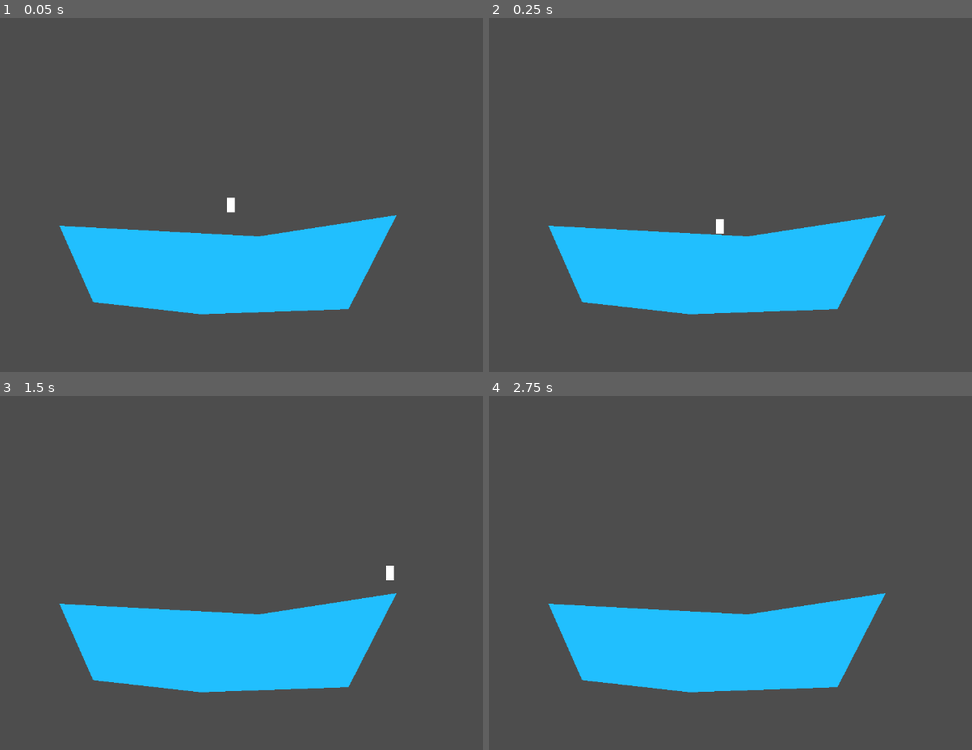
Above: before the commit, frames 1-4 (two rows, left to right).
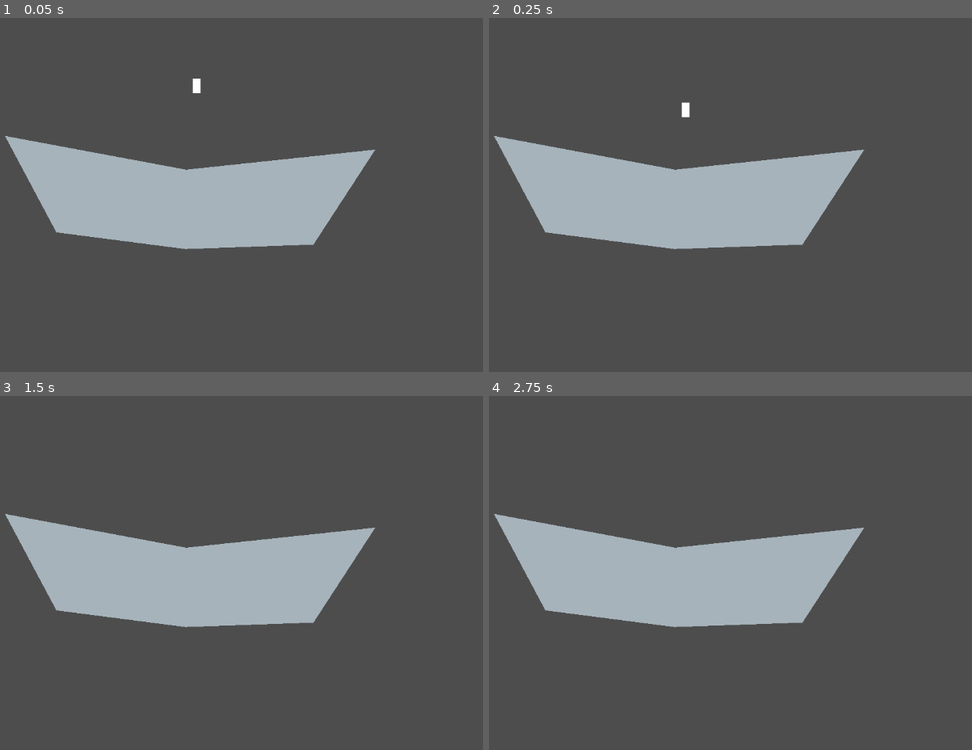
Above: after the commit, the same moments.

Repository: hybrideology/EsterMonk
Game: Godot game, scene res://main.tscn
Same seed, same stepped clock (60 frames per second), same inputs: the game is played once before the commit and once after it. Before the commit the project starts from res://components/test.tscn.
Inputs:
- Up to frame 1 (0.05 s): no input
- Up to frame 2 (0.25 s): no input
- Up to frame 3 (1.5 s): tap Enter (ui_accept) at 0.5, 0.6, 0.77, 1.07, 1.35 s; hold Right (ui_right) from 0.53 s (still down)
- Up to frame 4 (2.75 s): tap Enter (ui_accept) at 1.52, 1.82, 2, 2.1 s; release Right (ui_right) at 2.03 s; hold Left (ui_left) from 2.03 s (still down)

The runs differ from the first frame. In frame 1, 28% of the frame differs, in the area x 1-83%, y 17-84%; in frame 2, 28%, in the area x 1-83%, y 23-84%; in frame 3, 28%; in frame 4, 27%.

Commit message:
player moves, island can be selected (with bugs)

Diff:
--- /dev/null
+++ b/components/island.gd
@@ -0,0 +1,52 @@
+class_name Island extends StaticBody2D
+
+var _polyNode: Polygon2D # always
+var _collider: CollisionPolygon2D
+
+func set_polygon(points: PackedVector2Array) -> void:
+		if points.is_empty():
+			self.queue_free()
+			return
+
+		# 0. Init child nodes
+		if _polyNode == null:
+			_polyNode = Polygon2D.new()
+			add_child(_polyNode)
+		if _collider == null:
+			_collider = CollisionPolygon2D.new()
+			add_child(_collider)
+
+		# 1. Compute centroid (average of points)
+		var center := Vector2.ZERO
+		for p in points:
+			center += p
+		center /= points.size()
+
+		# 2. Rebuild polygon around (0,0)
+		for i in points.size():
+			points[i] -= center
+
+		# 3. Set everything
+		_polyNode.polygon = points
+		_collider.polygon = points
+		global_position = center
+
+
+# Called when the node enters the scene tree for the first time.
+func _ready() -> void:
+	if _polyNode == null:
+		_polyNode = $Polygon2D
+		var polyNode_transform = _polyNode.global_transform
+		_polyNode.transform = Transform2D()
+		set_polygon(polyNode_transform * _polyNode.polygon)
+
+
+func rip(selectorPoly: PackedVector2Array) -> PackedVector2Array:
+	var absolutePoly = global_transform * _polyNode.polygon
+	var self_clip: = Geometry2D.clip_polygons(absolutePoly, selectorPoly)
+	var other_clip: = Geometry2D.intersect_polygons(absolutePoly, selectorPoly)
+	if self_clip.size() == 1:
+		set_polygon(self_clip[0])
+	if other_clip.size() == 1:
+		return other_clip[0]
+	return []
--- a/components/island.tscn
+++ b/components/island.tscn
@@ -1,15 +1,12 @@
-[gd_scene format=3 uid="uid://ea0vja7cwr7h"]
+[gd_scene load_steps=2 format=3 uid="uid://ea0vja7cwr7h"]
 
-[node name="Island" type="StaticBody2D"]
+[ext_resource type="Script" uid="uid://svs0wywhoxb1" path="res://components/island.gd" id="1_vej1h"]
 
-[node name="CollisionPolygon2D" type="CollisionPolygon2D" parent="."]
-position = Vector2(-0.3322144, -0.40127563)
-scale = Vector2(1.0006926, 0.9886049)
-polygon = PackedVector2Array(213, 75, 299, -95, 52, -57, -303.5633, -74.842926, -246.5633, 61.157074, -54, 86)
+[node name="Island" type="StaticBody2D" groups=["islands"]]
+script = ExtResource("1_vej1h")
 
 [node name="Polygon2D" type="Polygon2D" parent="."]
-position = Vector2(-301.99997, -45)
-scale = Vector2(1.2096436, 1.3585955)
-color = Color(0.13148987, 0.7524929, 0.99999994, 1)
-polygon = PackedVector2Array(496.01385, -36.06665, 292.6482, -8.096588, -1.6534119, -22.081635, 48.145935, 78.277985, 206.67242, 94.214935, 424.91858, 87.590454)
-uv = PackedVector2Array(632.3356, 51.5269, 324.14594, -34.722015, -64.854065, 29.277985, 192.14594, 88.277985, 432.14594, 98.277985)
+position = Vector2(2, 0)
+color = Color(0.6532129, 0.7024719, 0.7372427, 1)
+polygon = PackedVector2Array(308.94122, -84.97347, -28.738365, -49.154854, -352.2124, -109.44617, -260.47144, 62.760117, -29.836357, 92.61829, 198.50179, 84.58542)
+uv = PackedVector2Array(496.01385, -36.06665, 292.6482, -8.096588, -54.65341, -39.081635, 48.145935, 78.277985, 206.67242, 94.214935, 424.91858, 87.590454)
--- a/components/player.gd
+++ b/components/player.gd
@@ -1,17 +1,15 @@
-extends CharacterBody2D
+class_name Player extends CharacterBody2D
 
+const SPEED = 500.0
+const JUMP_VELOCITY = -500.0
 
-const SPEED = 300.0
-const JUMP_VELOCITY = -400.0
-
-
-func _physics_process(delta: float) -> void:
+func _move(delta: float) -> void:
 	# Add the gravity.
 	if not is_on_floor():
 		velocity += get_gravity() * delta
 
 	# Handle jump.
-	if Input.is_action_just_pressed("ui_accept") and is_on_floor():
+	if Input.is_action_just_pressed("ui_accept"):
 		velocity.y = JUMP_VELOCITY
 
 	# Get the input direction and handle the movement/deceleration.
@@ -23,3 +21,25 @@
 		velocity.x = move_toward(velocity.x, 0, SPEED)
 
 	move_and_slide()
+
+func _get_collided_islands() -> Array[Island]:
+	var allbodies = $Selector.get_overlapping_bodies()
+	var islands: Array[Island] = []
+	for body in allbodies:
+		if body.is_in_group("islands"):
+			islands.append(body)
+	return islands
+
+func _rip_and_tear(ripped: Array[Island]) -> void:
+	var selectorpoly: CollisionPolygon2D = $Selector.get_child(0)
+	for island in ripped:
+		var piece = island.rip(selectorpoly.global_transform * selectorpoly.polygon)
+		var newisle = Island.new()
+		newisle.set_polygon(piece)
+		get_parent().add_child(newisle)
+
+func _physics_process(delta: float) -> void:
+	if Input.is_action_just_pressed("ui_down"):
+		var colislands = _get_collided_islands()
+		_rip_and_tear(colislands)
+	_move(delta)
--- a/components/player.tscn
+++ b/components/player.tscn
@@ -15,3 +15,10 @@
 scale = Vector2(0.2811244, 0.43103448)
 polygon = PackedVector2Array(-3, -60.320007, -3, 0, 46.80005, 0, 46.80005, -60.320007)
 uv = PackedVector2Array(-3, -60, -3, -2, 62, -2, 60, -55)
+
+[node name="Selector" type="Area2D" parent="."]
+position = Vector2(93, 1)
+
+[node name="CollisionPolygon2D" type="CollisionPolygon2D" parent="Selector"]
+position = Vector2(0, 10)
+polygon = PackedVector2Array(21, -5, 14, 18, -18, 17, -18, -5, 1, -23)
--- a/components/test.tscn
+++ b/components/test.tscn
@@ -1,12 +1,13 @@
-[gd_scene load_steps=3 format=3 uid="uid://b6vf1aji6dy38"]
+[gd_scene load_steps=4 format=3 uid="uid://b6vf1aji6dy38"]
 
 [ext_resource type="PackedScene" uid="uid://ea0vja7cwr7h" path="res://components/island.tscn" id="1_8uh7m"]
 [ext_resource type="PackedScene" uid="uid://ckudr8chj1kgo" path="res://components/player.tscn" id="1_37kl0"]
+[ext_resource type="Script" uid="uid://cga3vamf4iy7n" path="res://components/world.gd" id="1_dli2j"]
 
-[node name="Node2D" type="Node2D"]
+[node name="Test" type="Node2D"]
+script = ExtResource("1_dli2j")
 
 [node name="Island" parent="." instance=ExtResource("1_8uh7m")]
-position = Vector2(622, 446)
 
 [node name="Player" parent="." instance=ExtResource("1_37kl0")]
-position = Vector2(624, 333)
+position = Vector2(-8, -200)
--- /dev/null
+++ b/main.tscn
@@ -0,0 +1,19 @@
+[gd_scene load_steps=2 format=3 uid="uid://cnc7qya2d1jbh"]
+
+[ext_resource type="PackedScene" uid="uid://b6vf1aji6dy38" path="res://components/test.tscn" id="1_ig7tw"]
+
+[node name="Control" type="Control"]
+layout_mode = 3
+anchors_preset = 8
+anchor_left = 0.5
+anchor_top = 0.5
+anchor_right = 0.5
+anchor_bottom = 0.5
+offset_left = -5.0
+offset_top = -4.0
+offset_right = -5.0
+offset_bottom = -4.0
+grow_horizontal = 2
+grow_vertical = 2
+
+[node name="Test" parent="." instance=ExtResource("1_ig7tw")]
--- a/project.godot
+++ b/project.godot
@@ -11,9 +11,13 @@
 [application]
 
 config/name="EsterMonk"
-run/main_scene="uid://b6vf1aji6dy38"
+run/main_scene="uid://cnc7qya2d1jbh"
 config/features=PackedStringArray("4.5", "Forward Plus")
 config/icon="res://icon.svg"
+
+[global_group]
+
+islands=""
 
 [physics]
 
Not shown, added: components/island.gd.uid
